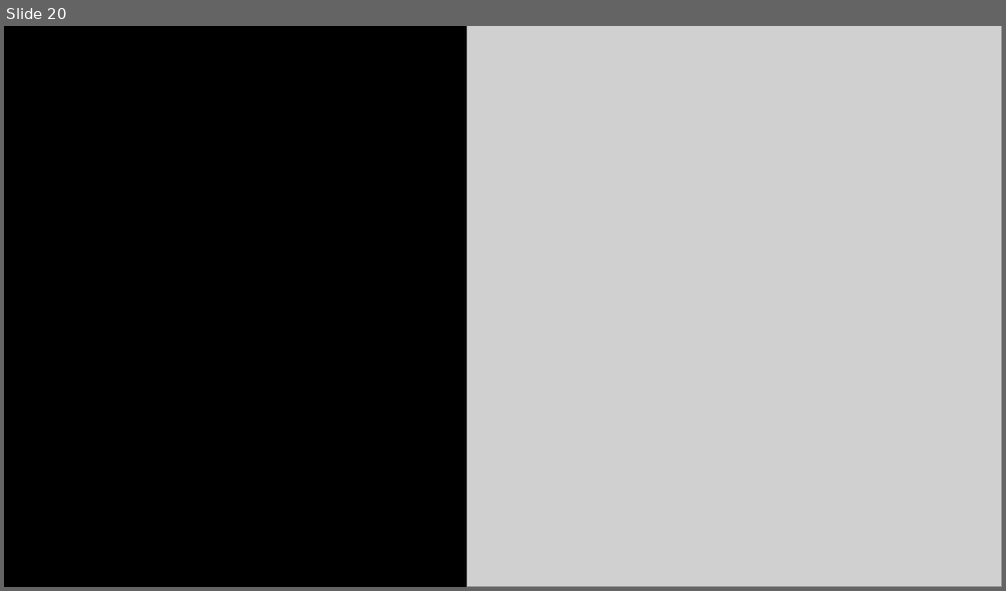
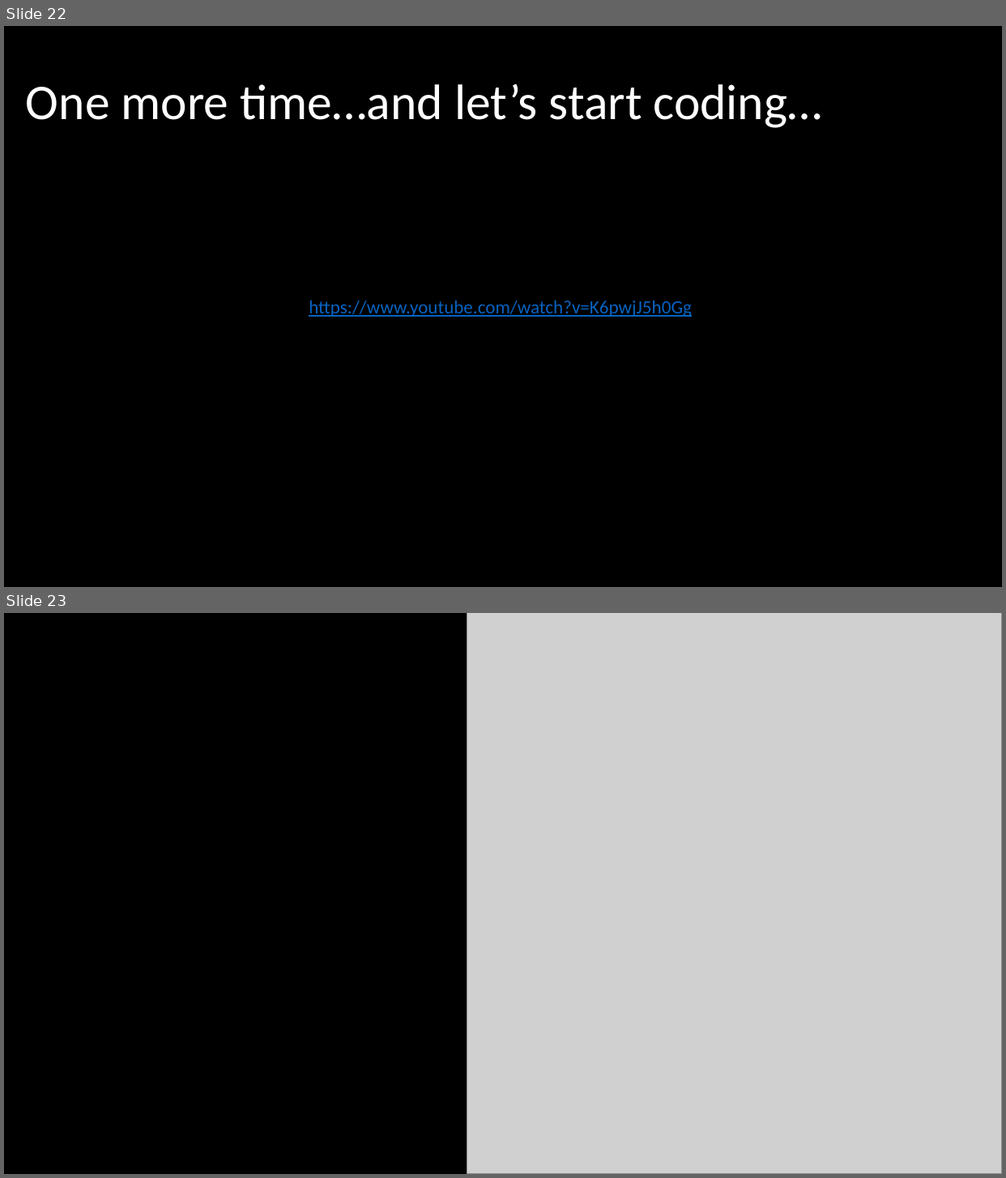
Before and after one commit to asafnaory/nestjs-course, a slide deck: presentations/lecture_jwt.pptx. Shown one above the other, each under a label of ours: slide 20 before the commit, slides 22 and 23 after it. The pictures are 1006x591 and 1006x1178 pixels, drawn with LibreOffice and Linux fonts; fonts in the diff are those of the drawing; grey boxes stand for pictures; background and template pictures are left out. Boxes give left, top, right and bottom in pixels: in the first picture for what was removed or moved away, otherwise in the second. Text is boxed around its words. In the diff, an @@ line names an element or a change of style, - is before the commit and + after.

```diff
--- a/presentations/lecture_jwt.pptx
+++ b/presentations/lecture_jwt.pptx
@@ slide 22 added at [4,26,1002,587], background #000000 @@
@@ title added at [26,84,821,128], 48 pt, text #FFFFFF @@
+One more time…and let’s start coding…
@@ text added at [309,301,692,317], 18 pt, text #0563C1, underline @@
+https://www.youtube.com/watch?v=K6pwjJ5h0Gg
@@ what was slide 20 is now slide 23 @@
```
Also in this commit, not shown: 7 slides changed, 2 other slides added, 9 other files.
